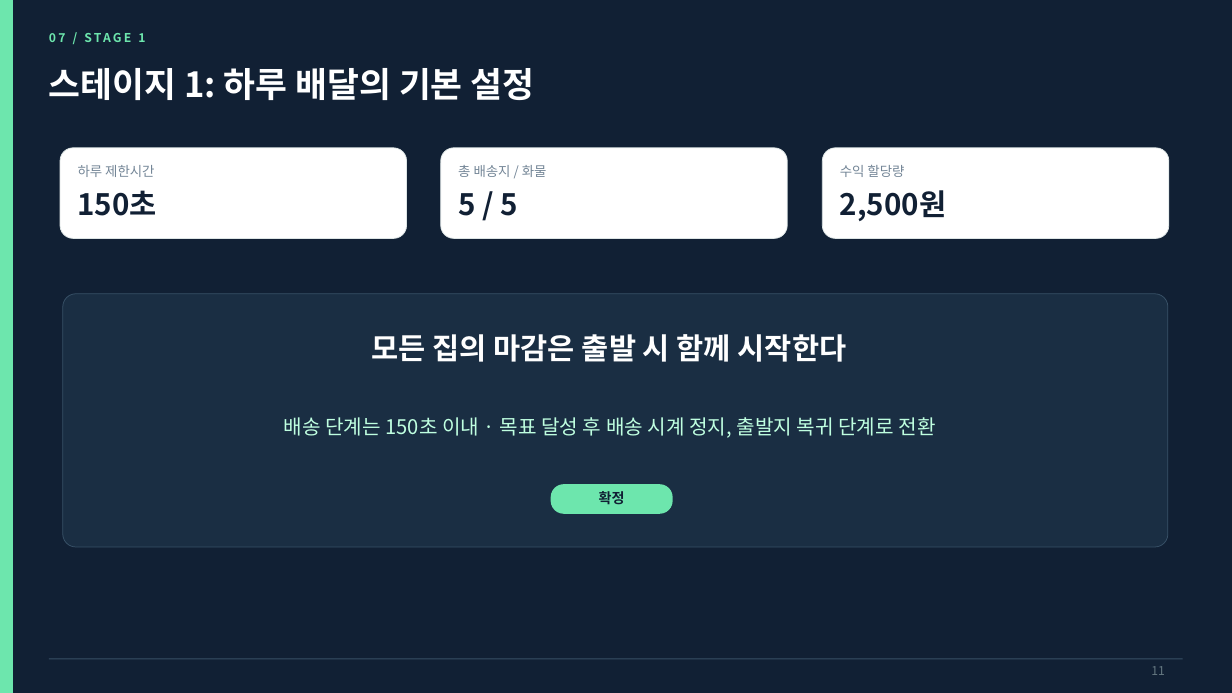
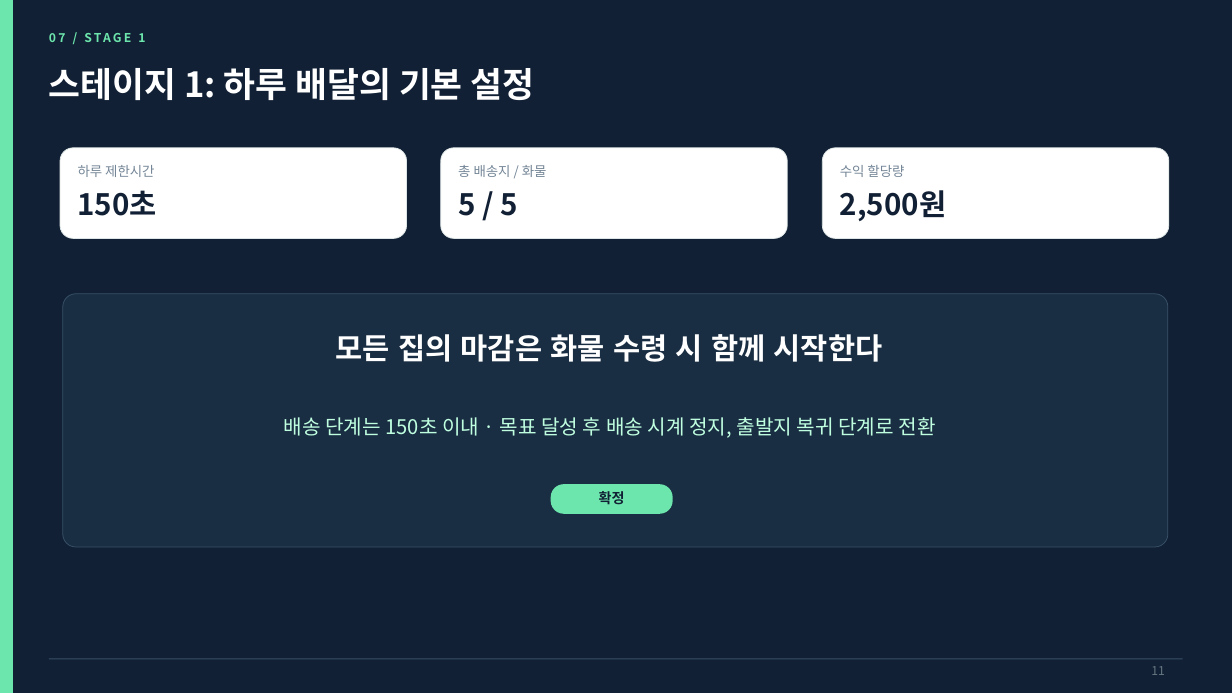
Before and after one commit to seo-spec/2Dgame-Delivery, a slide deck: slide 11 of data/docs/골목길_퀵배송_상세기획서.pptx. Drawn at 1232x693 pixels with LibreOffice and Linux fonts; fonts in the diff are those of the drawing. Boxes give left, top, right and bottom in pixels: in the first picture for what was removed or moved away, otherwise in the second. Text is boxed around its words. In the diff, an @@ line names an element or a change of style, - is before the commit and + after.

```diff
--- a/data/docs/골목길_퀵배송_상세기획서.pptx
+++ b/data/docs/골목길_퀵배송_상세기획서.pptx
@@ text at (336,334,883,362): text changed @@
-모든 집의 마감은 출발 시 함께 시작한다
+모든 집의 마감은 화물 수령 시 함께 시작한다
```
Also in this commit, not shown: 11 other slides changed, 6 slides added, 1 other file.
